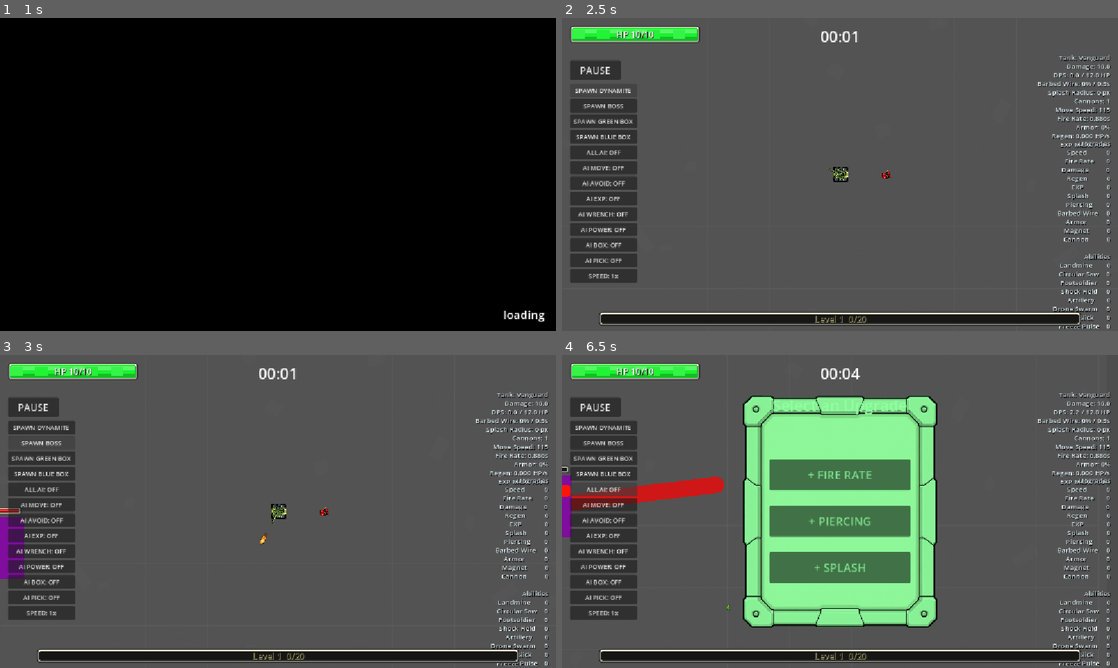
Above: before the commit, frames 1-4 (two rows, left to right).
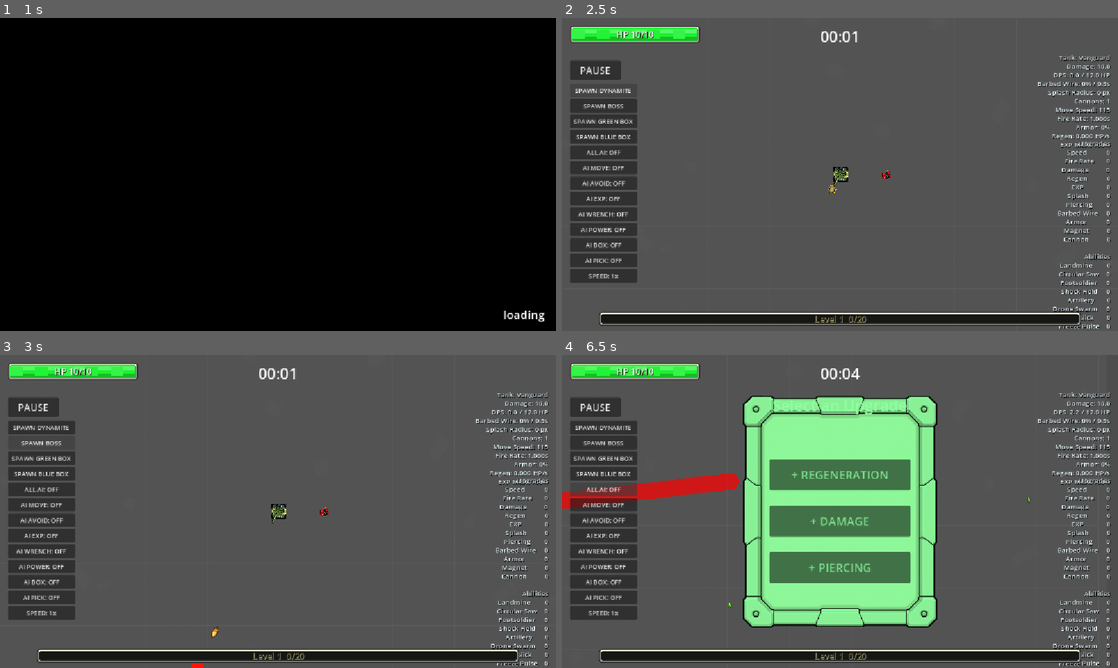
Above: after the commit, the same moments.

Repository: satoshimatos/autonomous-survivor
Game: Godot game, scene res://scenes/core/main_menu.tscn
The game is run twice, just before and just after one commit, with the same random seed, the same clock (stepped at 60 frames per second) and the same inputs.
Inputs:
- Up to frame 1 (1 s): click "Play" at 0.5 s
- Up to frame 2 (2.5 s): hold D (move_right) 1.28-2 s; click "SPAWN DYNAMITE" at 2 s
- Up to frame 3 (3 s): click "SPAWN BOSS" at 2.75 s
- Up to frame 4 (6.5 s): click "SPAWN GREEN BOX" at 3.5 s; click "SPAWN BLUE BOX" at 4.25 s; click "ALL AI: OFF" at 5 s; hold S (move_down) from 5.78 s (still down)

Frame 1 is identical in both runs. In frame 2, 0.1% of the frame differs, in the area x 47-98%, y 31-57%; in frame 3, 1.0%; in frame 4, 1.5%, in the area x 0-98%, y 31-82%.

Commit message:
Add unlock progression

Diff:
--- a/project.godot
+++ b/project.godot
@@ -18,6 +18,7 @@
 [autoload]
 
 RunConfig="*res://scripts/core/run_config.gd"
+UnlockManager="*res://scripts/core/unlock_manager.gd"
 
 [display]
 
--- a/scenes/core/main.tscn
+++ b/scenes/core/main.tscn
@@ -218,12 +218,12 @@
 anchor_right = 0.5
 anchor_bottom = 0.5
 offset_left = -260.0
-offset_top = -28.0
+offset_top = -44.0
 offset_right = 260.0
-offset_bottom = 76.0
-grow_horizontal = 2
-grow_vertical = 2
-theme_override_font_sizes/font_size = 24
+offset_bottom = 104.0
+grow_horizontal = 2
+grow_vertical = 2
+theme_override_font_sizes/font_size = 20
 text = "Enemies Defeated: 0"
 horizontal_alignment = 1
 
--- a/scripts/core/main.gd
+++ b/scripts/core/main.gd
@@ -198,13 +198,23 @@
 		low_health_vignette.set_low_health_active(false)
 		get_tree().paused = true
 		%DefeatControl.visible = true
-		%ResultLabel.text = "Tank: %s\nSeed: %s\nModifiers: %s\nTime: %s\nEnemies Defeated: %s\nBosses Defeated: %s" % [
+		var unlocked_messages: Array[String] = get_unlock_manager().record_run_result({
+			"survival_seconds": int(floor(run_time)),
+			"level": player.level,
+			"enemies_defeated": enemies_defeated,
+			"bosses_defeated": bosses_defeated,
+		})
+		var unlock_text := ""
+		if not unlocked_messages.is_empty():
+			unlock_text = "\nUnlocked: %s" % ", ".join(unlocked_messages)
+		%ResultLabel.text = "Tank: %s\nSeed: %s\nModifiers: %s\nTime: %s\nEnemies Defeated: %s\nBosses Defeated: %s%s" % [
 			player.selected_tank_name,
 			run_seed_text,
 			run_modifier_summary,
 			get_formatted_run_time(),
 			enemies_defeated,
 			bosses_defeated,
+			unlock_text,
 		]
 	)
 
@@ -231,6 +241,10 @@
 
 func get_run_config() -> Node:
 	return get_node("/root/RunConfig")
+
+
+func get_unlock_manager() -> Node:
+	return get_node("/root/UnlockManager")
 
 
 func setup_pickup_pools() -> void:
--- a/scripts/core/main_menu.gd
+++ b/scripts/core/main_menu.gd
@@ -21,12 +21,16 @@
 	tank_selector.clear()
 	var selected_index := 0
 	var run_config = get_run_config()
+	var unlock_manager = get_unlock_manager()
 	var tank_archetypes: Array = run_config.tank_archetypes
 	for i in range(tank_archetypes.size()):
 		var tank: Dictionary = tank_archetypes[i]
-		tank_selector.add_item(String(tank.name))
+		var is_unlocked: bool = unlock_manager.is_tank_unlocked(String(tank.id))
+		var label: String = String(tank.name) if is_unlocked else "%s (Locked)" % String(tank.name)
+		tank_selector.add_item(label)
 		tank_selector.set_item_metadata(i, String(tank.id))
-		if String(tank.id) == String(run_config.selected_tank_id):
+		tank_selector.set_item_disabled(i, not is_unlocked)
+		if is_unlocked and String(tank.id) == String(run_config.selected_tank_id):
 			selected_index = i
 
 	tank_selector.select(selected_index)
@@ -36,6 +40,9 @@
 func update_selected_tank(index: int) -> void:
 	var tank_id := String(tank_selector.get_item_metadata(index))
 	var run_config = get_run_config()
+	if not get_unlock_manager().is_tank_unlocked(tank_id):
+		tank_selector.select(0)
+		return
 	run_config.set_selected_tank(tank_id)
 	var tank: Dictionary = run_config.get_selected_tank()
 	tank_summary_label.text = String(tank.summary)
@@ -47,3 +54,7 @@
 
 func get_run_config() -> Node:
 	return get_node("/root/RunConfig")
+
+
+func get_unlock_manager() -> Node:
+	return get_node("/root/UnlockManager")
--- a/scripts/core/run_config.gd
+++ b/scripts/core/run_config.gd
@@ -116,6 +116,8 @@
 
 
 func get_selected_tank() -> Dictionary:
+	if not get_unlock_manager().is_tank_unlocked(selected_tank_id):
+		selected_tank_id = get_first_unlocked_tank_id()
 	return get_tank_by_id(selected_tank_id)
 
 
@@ -127,7 +129,8 @@
 
 
 func set_selected_tank(tank_id: String) -> void:
-	selected_tank_id = get_tank_by_id(tank_id).id
+	if get_unlock_manager().is_tank_unlocked(tank_id):
+		selected_tank_id = get_tank_by_id(tank_id).id
 
 
 func start_new_run() -> void:
@@ -153,7 +156,7 @@
 func roll_run_modifiers(seed_text: String) -> Array[Dictionary]:
 	var rng := RandomNumberGenerator.new()
 	rng.seed = hash(seed_text)
-	var available_modifiers := run_modifier_catalog.duplicate()
+	var available_modifiers := get_unlocked_run_modifiers()
 	var modifier_count := rng.randi_range(2, 3)
 	var modifiers: Array[Dictionary] = []
 	for i in range(modifier_count):
@@ -184,3 +187,24 @@
 	for modifier in active_run_modifiers:
 		multiplier *= float(modifier.get(key, 1.0))
 	return multiplier
+
+
+func get_unlocked_run_modifiers() -> Array[Dictionary]:
+	var unlocked: Array[Dictionary] = []
+	var unlock_manager = get_unlock_manager()
+	for modifier in run_modifier_catalog:
+		if unlock_manager.is_modifier_unlocked(String(modifier.id)):
+			unlocked.append(modifier)
+	return unlocked
+
+
+func get_first_unlocked_tank_id() -> String:
+	var unlock_manager = get_unlock_manager()
+	for tank in tank_archetypes:
+		if unlock_manager.is_tank_unlocked(String(tank.id)):
+			return String(tank.id)
+	return "vanguard"
+
+
+func get_unlock_manager() -> Node:
+	return get_node("/root/UnlockManager")
--- /dev/null
+++ b/scripts/core/unlock_manager.gd
@@ -0,0 +1,124 @@
+extends Node
+
+const SAVE_PATH: String = "user://unlock_state.cfg"
+
+var unlocked_tanks: Array[String] = ["vanguard", "scout"]
+var unlocked_abilities: Array[String] = ["landmine", "circular_saw", "footsoldier", "shock_field"]
+var unlocked_modifiers: Array[String] = ["swarm_opening", "rich_crystals"]
+var best_survival_seconds: int = 0
+var best_level: int = 1
+var best_enemies_defeated: int = 0
+var total_bosses_defeated: int = 0
+
+
+func _ready() -> void:
+	load_unlocks()
+
+
+func load_unlocks() -> void:
+	var config := ConfigFile.new()
+	if config.load(SAVE_PATH) != OK:
+		save_unlocks()
+		return
+
+	unlocked_tanks = array_to_string_array(config.get_value("unlocks", "tanks", unlocked_tanks))
+	unlocked_abilities = array_to_string_array(config.get_value("unlocks", "abilities", unlocked_abilities))
+	unlocked_modifiers = array_to_string_array(config.get_value("unlocks", "modifiers", unlocked_modifiers))
+	best_survival_seconds = int(config.get_value("stats", "best_survival_seconds", best_survival_seconds))
+	best_level = int(config.get_value("stats", "best_level", best_level))
+	best_enemies_defeated = int(config.get_value("stats", "best_enemies_defeated", best_enemies_defeated))
+	total_bosses_defeated = int(config.get_value("stats", "total_bosses_defeated", total_bosses_defeated))
+	ensure_default_unlocks()
+
+
+func save_unlocks() -> void:
+	var config := ConfigFile.new()
+	config.set_value("unlocks", "tanks", unlocked_tanks)
+	config.set_value("unlocks", "abilities", unlocked_abilities)
+	config.set_value("unlocks", "modifiers", unlocked_modifiers)
+	config.set_value("stats", "best_survival_seconds", best_survival_seconds)
+	config.set_value("stats", "best_level", best_level)
+	config.set_value("stats", "best_enemies_defeated", best_enemies_defeated)
+	config.set_value("stats", "total_bosses_defeated", total_bosses_defeated)
+	config.save(SAVE_PATH)
+
+
+func ensure_default_unlocks() -> void:
+	for tank_id in ["vanguard", "scout"]:
+		unlock_id(unlocked_tanks, tank_id)
+	for ability_id in ["landmine", "circular_saw", "footsoldier", "shock_field"]:
+		unlock_id(unlocked_abilities, ability_id)
+	for modifier_id in ["swarm_opening", "rich_crystals"]:
+		unlock_id(unlocked_modifiers, modifier_id)
+
+
+func record_run_result(result: Dictionary) -> Array[String]:
+	best_survival_seconds = max(best_survival_seconds, int(result.get("survival_seconds", 0)))
+	best_level = max(best_level, int(result.get("level", 1)))
+	best_enemies_defeated = max(best_enemies_defeated, int(result.get("enemies_defeated", 0)))
+	total_bosses_defeated += int(result.get("bosses_defeated", 0))
+
+	var unlocked_messages: Array[String] = []
+	add_unlocks_for_progress(unlocked_messages)
+	save_unlocks()
+	return unlocked_messages
+
+
+func add_unlocks_for_progress(unlocked_messages: Array[String]) -> void:
+	if best_survival_seconds >= 120:
+		try_unlock("tank", "fortress", "Fortress tank", unlocked_messages)
+		try_unlock("ability", "oil_slick", "Oil Slick ability", unlocked_messages)
+		try_unlock("modifier", "supply_rain", "Supply Rain modifier", unlocked_messages)
+	if best_level >= 5:
+		try_unlock("tank", "collector", "Collector tank", unlocked_messages)
+		try_unlock("ability", "drone_swarm", "Drone Swarm ability", unlocked_messages)
+	if total_bosses_defeated >= 1:
+		try_unlock("tank", "twin_cannon", "Twin Cannon tank", unlocked_messages)
+		try_unlock("ability", "artillery", "Artillery ability", unlocked_messages)
+		try_unlock("modifier", "boss_contract", "Boss Contract modifier", unlocked_messages)
+	if best_enemies_defeated >= 250:
+		try_unlock("tank", "engineer", "Engineer tank", unlocked_messages)
+		try_unlock("modifier", "salvage_field", "Salvage Field modifier", unlocked_messages)
+	if best_level >= 10:
+		try_unlock("ability", "freeze_pulse", "Freeze Pulse ability", unlocked_messages)
+		try_unlock("modifier", "unstable_engine", "Unstable Engine modifier", unlocked_messages)
+
+
+func try_unlock(kind: String, id: String, display_name: String, unlocked_messages: Array[String]) -> void:
+	match kind:
+		"tank":
+			if unlock_id(unlocked_tanks, id):
+				unlocked_messages.append(display_name)
+		"ability":
+			if unlock_id(unlocked_abilities, id):
+				unlocked_messages.append(display_name)
+		"modifier":
+			if unlock_id(unlocked_modifiers, id):
+				unlocked_messages.append(display_name)
+
+
+func unlock_id(list: Array[String], id: String) -> bool:
+	if list.has(id):
+		return false
+	list.append(id)
+	return true
+
+
+func is_tank_unlocked(tank_id: String) -> bool:
+	return unlocked_tanks.has(tank_id)
+
+
+func is_ability_unlocked(ability_id: String) -> bool:
+	return unlocked_abilities.has(ability_id)
+
+
+func is_modifier_unlocked(modifier_id: String) -> bool:
+	return unlocked_modifiers.has(modifier_id)
+
+
+func array_to_string_array(value) -> Array[String]:
+	var result: Array[String] = []
+	if value is Array:
+		for item in value:
+			result.append(String(item))
+	return result
--- a/scripts/ui/ability_menu.gd
+++ b/scripts/ui/ability_menu.gd
@@ -10,14 +10,14 @@
 var displayed_abilities: Array[Dictionary] = []
 
 var ability_catalog: Array[Dictionary] = [
-	{"label": "+1 PLACE LANDMINE", "method": "upgrade_landmine", "level_property": "landmine_level", "rarity": "Common", "base_weight": 18.0, "tags": ["device", "area"], "synergy_upgrades": ["damage", "splash"], "synergy_abilities": ["oil_slick_level", "artillery_level"]},
-	{"label": "+1 CIRCULAR SAW", "method": "up …(248 unchanged characters)…
-	{"label": "+ FOOTSOLDIER", "method": "upgrade_footsoldier", "level_property": "footsoldier_level", "rarity": "Uncommon", "base_weight": 13.0, "tags": ["pet", "projectile"], "synergy_upgrades": ["damage", "fire_rate", "piercing"], "synergy_abilities": ["drone_swarm_level"]},
-	{"label": "+ SHOCK FIELD", "method": "upgr …(258 unchanged characters)…
-	{"label": "+ ARTILLERY", "method": "upgrad …(278 unchanged characters)…
-	{"label": "+ DRONE SWARM", "method": "upgrade_drone_swarm", "level_property": "drone_swarm_level", "rarity": "Uncommon", "base_weight": 12.0, "tags": ["pet", "projectile"], "synergy_upgrades": ["damage", "fire_rate", "cannon"], "synergy_abilities": ["footsoldier_level"]},
-	{"label": "+ OIL SLICK", "method": "upgrade_oil_slick", "level_property": "oil_slick_level", "rarity": "Common", "base_weight": 15.0, "tags": ["device", "crowd-control"], "synergy_upgrades": ["speed", "armor"], "synergy_abilities": ["landmine_level", "artillery_level"]},
-	{"label": "+ FREEZE PULSE", "method": "upg …(305 unchanged characters)…
+	{"id": "landmine", "label": "+1 PLACE LANDMINE", "method": "upgrade_landmine", "level_property": "landmine_level", "rarity": "Common", "base_weight": 18.0, "tags": ["device", "area"], "synergy_upgrades": ["damage", "splash"], "synergy_abilities": ["oil_slick_level", "artillery_level"]},
+	{"id": "circular_saw", "label": "+1 CIRCULAR SAW", "method": "up …(248 unchanged characters)…
+	{"id": "footsoldier", "label": "+ FOOTSOLDIER", "method": "upgrade_footsoldier", "level_property": "footsoldier_level", "rarity": "Uncommon", "base_weight": 13.0, "tags": ["pet", "projectile"], "synergy_upgrades": ["damage", "fire_rate", "piercing"], "synergy_abilities": ["drone_swarm_level"]},
+	{"id": "shock_field", "label": "+ SHOCK FIELD", "method": "upgr …(258 unchanged characters)…
+	{"id": "artillery", "label": "+ ARTILLERY", "method": "upgrad …(278 unchanged characters)…
+	{"id": "drone_swarm", "label": "+ DRONE SWARM", "method": "upgrade_drone_swarm", "level_property": "drone_swarm_level", "rarity": "Uncommon", "base_weight": 12.0, "tags": ["pet", "projectile"], "synergy_upgrades": ["damage", "fire_rate", "cannon"], "synergy_abilities": ["footsoldier_level"]},
+	{"id": "oil_slick", "label": "+ OIL SLICK", "method": "upgrade_oil_slick", "level_property": "oil_slick_level", "rarity": "Common", "base_weight": 15.0, "tags": ["device", "crowd-control"], "synergy_upgrades": ["speed", "armor"], "synergy_abilities": ["landmine_level", "artillery_level"]},
+	{"id": "freeze_pulse", "label": "+ FREEZE PULSE", "method": "upg …(305 unchanged characters)…
 ]
 
 @onready var ability_buttons: Array[Button] = [
@@ -47,13 +47,24 @@
 
 
 func roll_weighted_ability_options() -> Array[Dictionary]:
-	var available_options := ability_catalog.duplicate(true)
+	var available_options := get_unlocked_ability_options()
 	var rolled_options: Array[Dictionary] = []
 	for i in range(mini(OPTION_COUNT, available_options.size())):
 		var picked_index := pick_weighted_ability_index(available_options)
 		rolled_options.append(available_options[picked_index])
 		available_options.remove_at(picked_index)
 	return rolled_options
+
+
+func get_unlocked_ability_options() -> Array[Dictionary]:
+	var unlocked_options: Array[Dictionary] = []
+	var unlock_manager = get_unlock_manager()
+	for ability in ability_catalog:
+		if unlock_manager.is_ability_unlocked(String(ability.id)):
+			unlocked_options.append(ability.duplicate(true))
+	if unlocked_options.is_empty() and not ability_catalog.is_empty():
+		unlocked_options.append(ability_catalog[0].duplicate(true))
+	return unlocked_options
 
 
 func pick_weighted_ability_index(options: Array[Dictionary]) -> int:
@@ -146,6 +157,10 @@
 	return int(player.get(property_name))
 
 
+func get_unlock_manager() -> Node:
+	return get_node("/root/UnlockManager")
+
+
 func get_ability_button_label(ability: Dictionary) -> String:
 	var tags: Array = ability.get("tags", []) as Array
 	var tag_text := ""
Not shown, changed: BACKLOG.md
Not shown, changed: README.md
